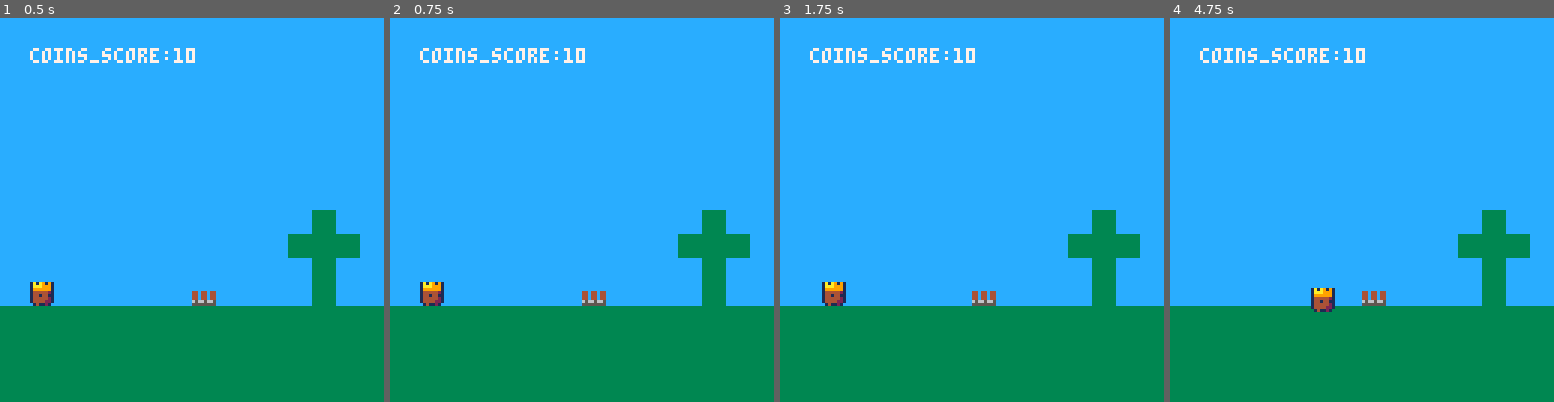
Above: before the commit, frames 1-4 (left to right).
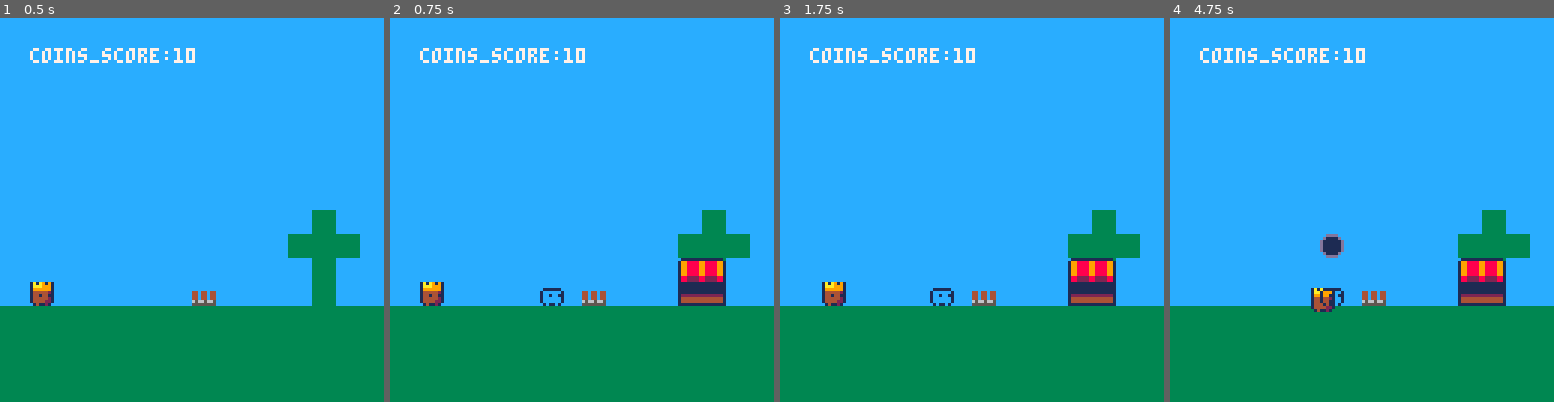
Above: after the commit, the same moments.

Repository: shen-sat/kingdom
Game: PICO-8 cartridge kingdom.p8
The game is run twice, just before and just after one commit, with the same random seed, the same clock (stepped at 60 frames per second) and the same inputs.
Inputs:
- Up to frame 1 (0.5 s): tap X (X key) at 0.33 s
- Up to frame 2 (0.75 s): tap O (Z key) at 0.7 s
- Up to frame 3 (1.75 s): tap X (X key) at 1.07 s; hold Right from 1.6 s (still down); tap O (Z key) at 1.7 s
- Up to frame 4 (4.75 s): tap X (X key) at 1.85, 2.97, 4.08 s; release Right at 2.1 s; tap O (Z key) every 0.4 s from 2.1 to 4.5 s; hold Up 2.15-2.42 s; hold Right 2.47-3.03 s; hold Left 3.08-3.58 s; hold Down 3.63-3.97 s; hold Right 4.02-4.68 s; hold Up from 4.73 s (still down)

Frame 1 is identical in both runs. In frame 2, 1.7% of the frame differs, in the area x 39-88%, y 62-75%; in frame 3, 1.7%; in frame 4, 2.0%, in the area x 39-88%, y 56-75%.

Commit message:
Add peasant and civ sprites, for test reasons increment level using button press, add peasant object

Diff:
--- a/kingdom.p8
+++ b/kingdom.p8
@@ -31,6 +31,27 @@
    height = 8,
    center_x = function(self)
     return self.x + self.width/2
+   end
+  }
+
+  peasant = {
+   sprite = 10,
+   bought_action = function(self)
+    self.sprite = 9
+    self.is_bought = true
+   end,
+   x = 50,
+   y = ground_y - 8,
+   width = 8,
+   height = 8,
+   is_bought = false,
+   cost = {
+    value = 1,
+    spent = 0,
+    buy_time = 0
+   },
+   draw_self = function(self)
+    spr(self.sprite,self.x,self.y)
    end
   }
 
@@ -152,15 +173,19 @@
  if is_overlapping(player, camp_fire) and not camp_fire.is_bought then
   print('hold x to light fire',64 - 40,30,7)
  end
+
  for c in all(coins) do
   spr(c.sprite,c.x,c.y)
  end
+
 end
 
 function manage_level_changes()
- if camp_fire.is_bought and level == 0 then
-  level = 1
+ -- if camp_fire.is_bought and level == 0 then
+ --  level = 1
+ if btnp(4) then
   add(buyable_items,archery_shop)
+  add(buyable_items,peasant)
  end
 end
 
@@ -254,12 +279,12 @@
 __gfx__
 1a1a919133333333cccccccc000101000713310000444400000000000000000000dddd0000000000000000000000000000000000000000000000000000000000
 1aaa999133333333cccccccc00161610017333100477fa2000000000000000000d1111d000000000000000000000000000000000000000000000000000000000
-1999999133333333cccccccc001616101333333147f99af20000000000a00a00d111111d00000000000000000000000000000000000000000000000000000000
-1444442133333333cccccccc00161610144444214f9999a24404404400a00a00d111111d00000000000000000000000000000000000000000000000000000000
-1441441133333333cccccccc01166161144144114a9999a2440440440a9aa9a0d111111d00000000000000000000000000000000000000000000000000000000
-1444442133333333cccccccc16666661144444214fa99a72440440440a9aa9a0d111111d00000000000000000000000000000000000000000000000000000000
-1444422133333333cccccccc1666dd101444422104aa772065665665675775760d1111d000000000000000000000000000000000000000000000000000000000
-0141121033333333cccccccc161d16100141121000442200555555556656656600dddd0000000000000000000000000000000000000000000000000000000000
+1999999133333333cccccccc001616101333333147f99af20000000000a00a00d111111d01111110011111100000000000000000000000000000000000000000
+1444442133333333cccccccc00161610144444214f9999a24404404400a00a00d111111d14444421100000010000000000000000000000000000000000000000
+1441441133333333cccccccc01166161144144114a9999a2440440440a9aa9a0d111111d14414411100100110000000000000000000000000000000000000000
+1444442133333333cccccccc16666661144444214fa99a72440440440a9aa9a0d111111d14444421100000010000000000000000000000000000000000000000
+1444422133333333cccccccc1666dd101444422104aa772065665665675775760d1111d014444221100000010000000000000000000000000000000000000000
+0141121033333333cccccccc161d16100141121000442200555555556656656600dddd0001411210010110100000000000000000000000000000000000000000
 01111111000000000000000000000000000000000000000000000000000000000000000000000000000000000000000000000000000000000000000000000000
 19988889000000000000000000000000000000000000000000000000000000000000000000000000000000000000000000000000000000000000000000000000
 19988889000000000000000000000000000000000000000000000000000000000000000000000000000000000000000000000000000000000000000000000000
